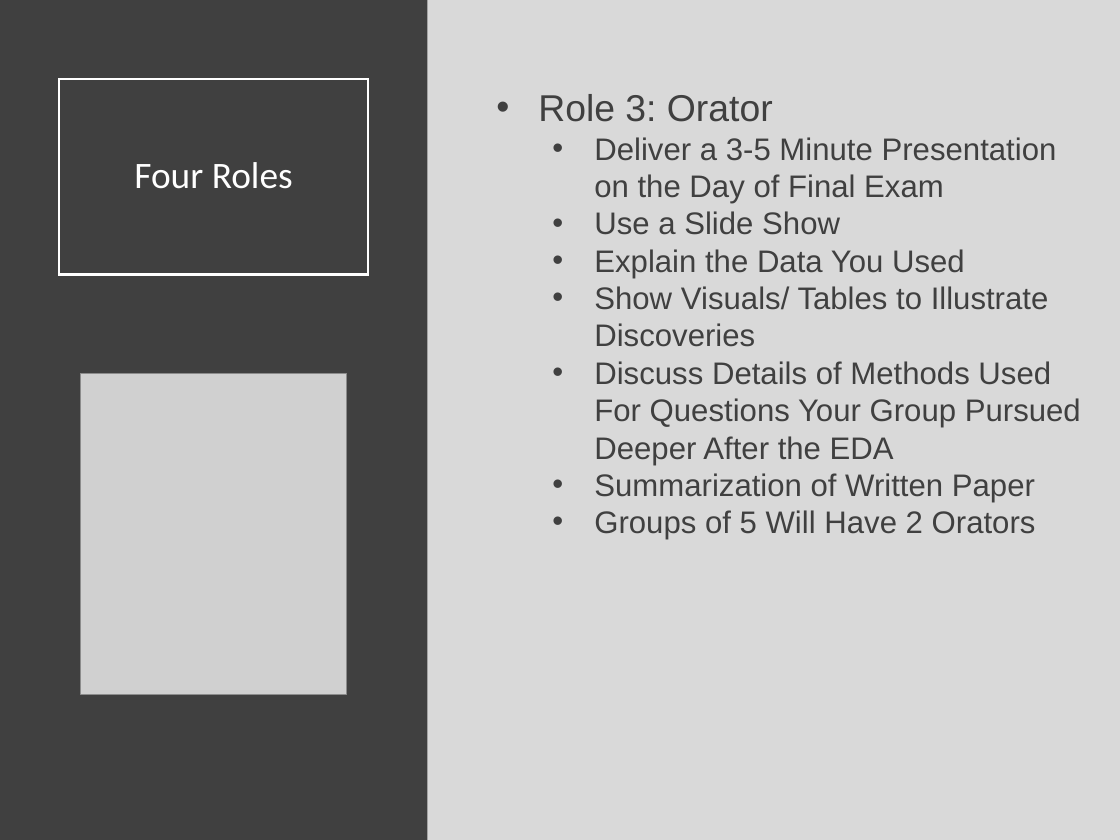
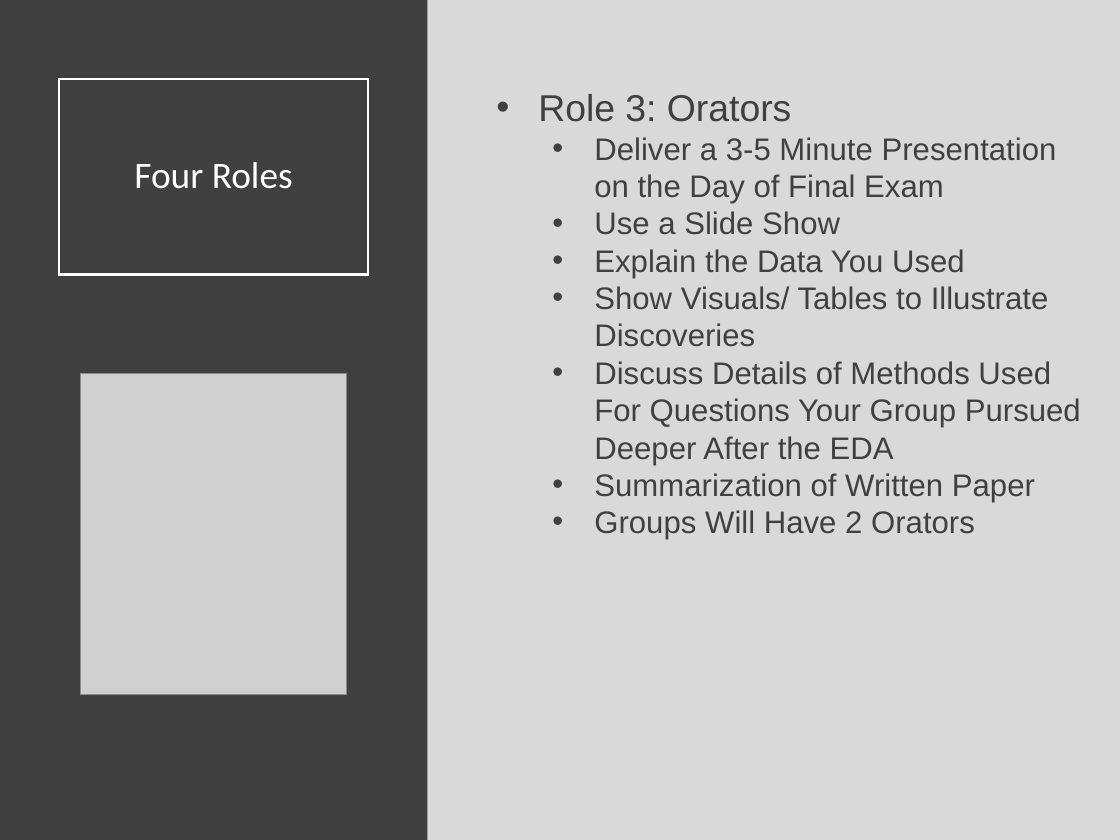
Before and after one commit to SuperMarioGiacomazzo/STOR320_WEBSITE, a slide deck: slide 7 of Lecture/Final Project 1/Final_Project_1_Lecture.pptx. Drawn at 1120x840 pixels with LibreOffice and Linux fonts; fonts in the diff are those of the drawing; grey boxes stand for pictures. Boxes give left, top, right and bottom in pixels: in the first picture for what was removed or moved away, otherwise in the second. Text is boxed around its words. In the diff, an @@ line names an element or a change of style, - is before the commit and + after.

```diff
--- a/Lecture/Final Project 1/Final_Project_1_Lecture.pptx
+++ b/Lecture/Final Project 1/Final_Project_1_Lecture.pptx
@@ text at bbox=[538, 94, 791, 122]: text changed @@
-• Role 3: Orator
+• Role 3: Orators
@@ text at bbox=[594, 510, 975, 540]: text changed @@
-  • Groups of 5 Will Have 2 Orators
+  • Groups Will Have 2 Orators
```
Also in this commit, not shown: 3 other slides changed, 4 other files.
